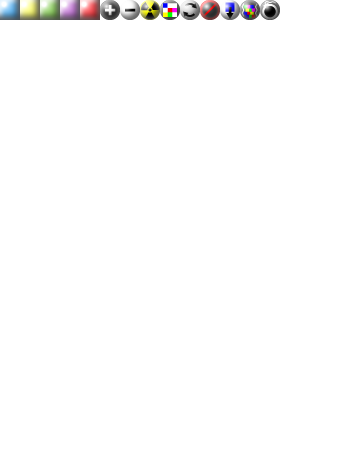
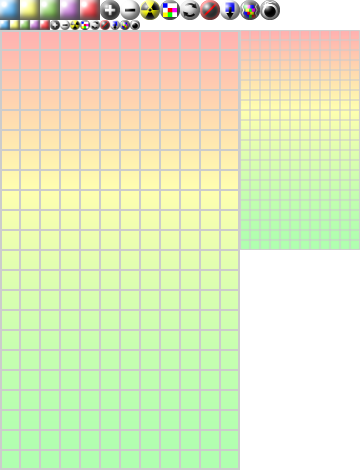
Revision of a layered w=360, h=470 image; what changed, layer by layer:
added layer "smallblocks" above "blocks" over [0, 20, 50, 30]
added layer "smallfield" above "playerfield" over [240, 30, 360, 250]
added layer "playerfield" above "smallspecials" over [0, 30, 240, 470]
added layer "smallspecials" above "Layer 0" over [50, 20, 140, 30]
renamed "Background" to "Layer 0", opacity 100% → 0% over [0, 20, 360, 470]
